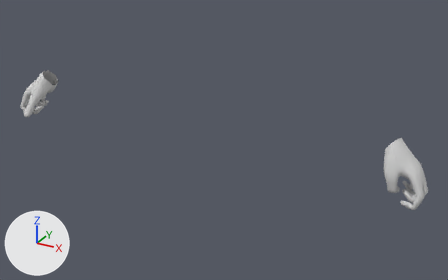
The FBX model UMAProject/Assets/UMA/Content/UMA/HumanMale/FBX/Midpoly/Male Hands HQ.FBX as it was, and as the next commit left it.
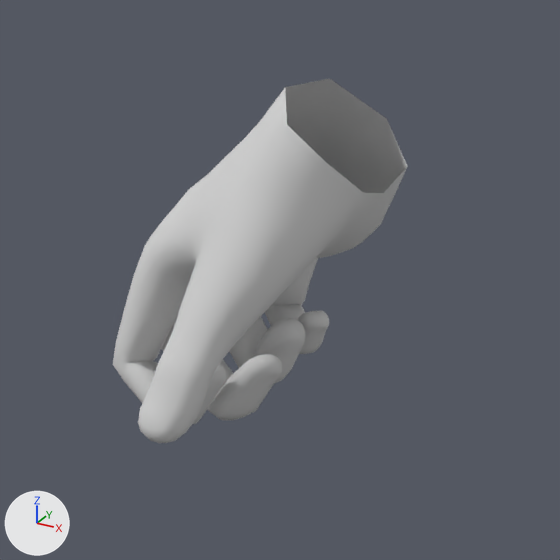
There are two pictures of each version: one whole from a 50 mm camera at (0.965, -1.484, 1.934) aimed at (0.097, 0.095, 1.144), one close up on the part from 1% to 17% of the width and 21% to 47% of the height. Arrows for +X, +Y and +Z are at lower left; the lights stay in place. Both versions are drawn at frame 61 of the action 'Take 001'; the numbers are the values there.

In view in the first close-up: 'UMA_Human_Male_Hands_HQ'.
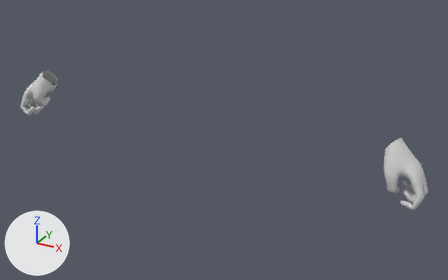
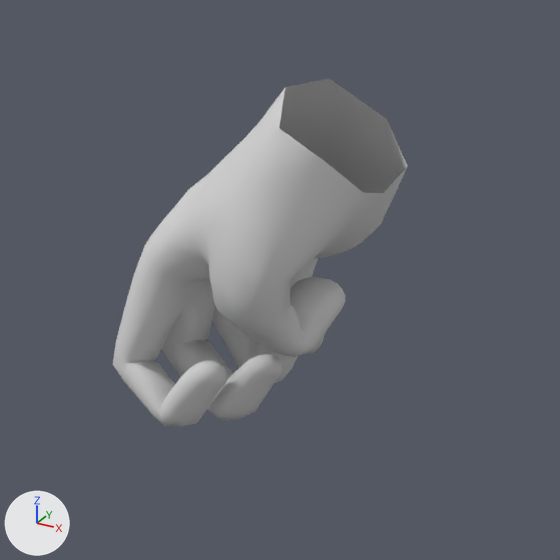
Where the change shows, as pixel boxes (x1, y1, x2, y2) in the close-ups (560 x 560 px):
'UMA_Human_Male_Hands_HQ', posed
    before: (113, 79, 408, 443)
    after: (113, 79, 408, 428)
bone 'RightHandFinger05_02', root to tip
    before: (224, 290) to (283, 313)
    after: (243, 294) to (302, 321)
bone 'RightHandFinger05_03', root to tip
    before: (187, 366) to (247, 395)
    after: (285, 338) to (348, 363)

What changed in the scene script:
```text
Change bone_righthandfinger05_01:
    where bone_righthandfinger05_01 = bpy.data.objects['Position'].pose.bones['RightHandFinger05_01']  # child of 'RightHand'
    bone_righthandfinger05_01.rotation_quaternion: (1.0, 0.0, 0.0, 0.0) -> (0.977, 0.0, 0.215, 0.0)  # degrees (0, 0, 0) -> degrees (0, 25, 0)
Change bone_righthandfinger05_02:
    where bone_righthandfinger05_02 = bpy.data.objects['Position'].pose.bones['RightHandFinger05_02']  # child of 'RightHandFinger05_01'
    bone_righthandfinger05_02.rotation_quaternion: (1.0, 0.0, 0.0, 0.0) -> (0.899, 0.0, 0.439, 0.0)  # degrees (0, 0, 0) -> degrees (0, 52, 0)
Change bone_righthandfinger05_03:
    where bone_righthandfinger05_03 = bpy.data.objects['Position'].pose.bones['RightHandFinger05_03']  # child of 'RightHandFinger05_02'
    bone_righthandfinger05_03.rotation_quaternion: (1.0, 0.0, 0.0, 0.0) -> (0.815, 0.0, 0.579, 0.0)  # degrees (0, 0, 0) -> degrees (0, 71, 0)
```
